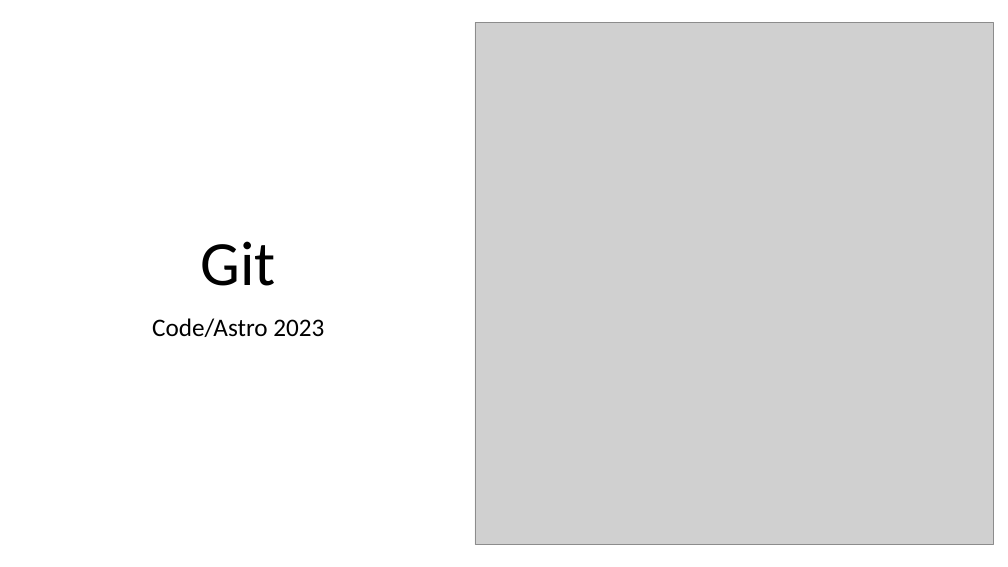
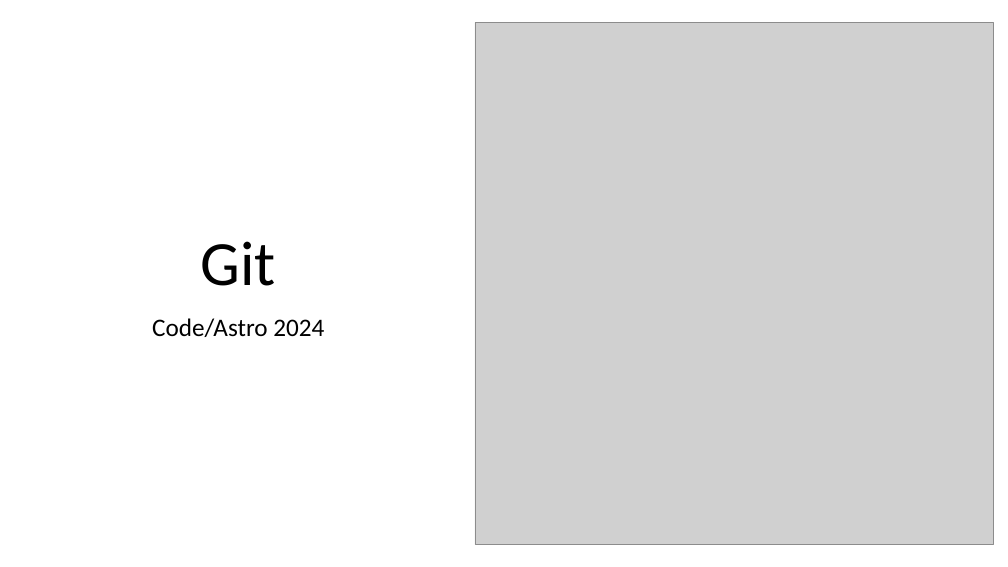
Before and after one commit to semaphoreP/codeastro, a slide deck: slide 1 of Day1/intro_to_git.pptx. Drawn at 1008x567 pixels with LibreOffice and Linux fonts; fonts in the diff are those of the drawing; grey boxes stand for pictures. Boxes give left, top, right and bottom in pixels: in the first picture for what was removed or moved away, otherwise in the second. Text is boxed around its words. In the diff, an @@ line names an element or a change of style, - is before the commit and + after.

```diff
--- a/Day1/intro_to_git.pptx
+++ b/Day1/intro_to_git.pptx
@@ subtitle at <box>152,318,324,337</box>: text changed @@
-Code/Astro 2023
+Code/Astro 2024
```
Also in this commit, not shown: 2 other slides changed.
